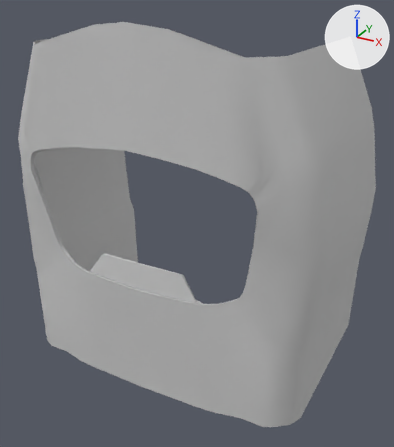
One commit to the FBX model ProjectHadal/Assets/_PROJECT/Models/Cockpit/cockpit.FBX: the scene before it, then after it.
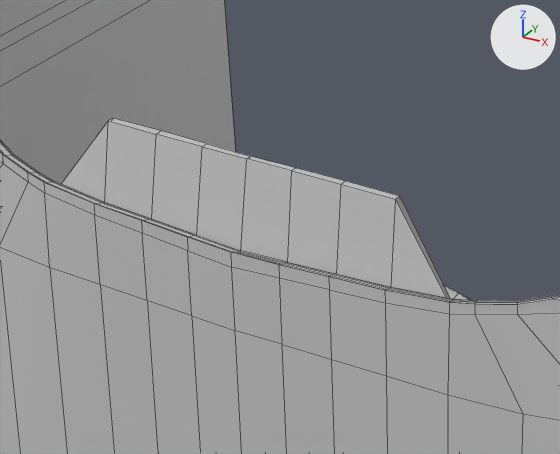
There are two pictures of each version: one whole from a 50 mm camera at (3.73, -4.76, 3.89) aimed at (0.17, 1.71, 0.65), one close up on the part from 18% to 58% of the width and 49% to 77% of the height. The axes (+X, +Y, +Z) are drawn at upper right. The lights are the same throughout. The close-ups show mesh edges as thin lines. Where no turn or scale is listed for an object, it has been applied to the vertices.

The first close-up shows 'Cockpit_shell'.
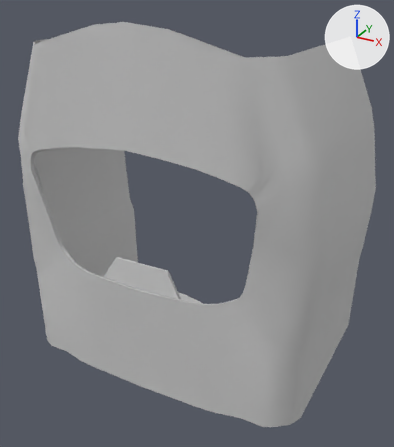
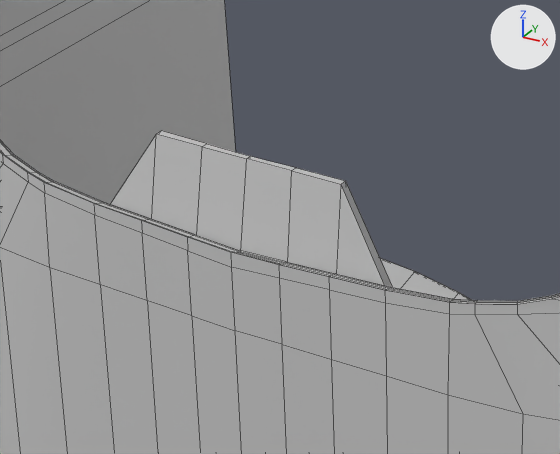
The change, as JSON lines over the scene's bpy script:
```json
{"block": "me_mesh", "where": "me_mesh.from_pydata(...)  # 774 vertices, 732 faces; spans x -2.35..2.35, y 0.25..3.36, z -1.44..3.51"}
{"block": "me_mesh", "where": "# used by ob_cockpit_shell; location = (0.0, 0.0, 0.0)"}
{"block": "me_mesh", "where": "# verts and faces of me_mesh; kept vertices keep their numbers, new ones are numbered from 774"}
{"block": "me_mesh", "where": "# before: 29 (-0.88, 0.44, 0.15), 30 (-0.64, 0.43, 0.12), 31 (-0.41, 0.42, 0.11), 374 (-0.88, 0.51, 0.05), 375 (-0.64, 0.51, 0.03)"}
{"block": "me_mesh", "where": "# before: 376 (-0.41, 0.52, 0.02), 380 (-0.41, 0.52, 0.5) at pixel (161, 130), 381 (-0.63, 0.51, 0.5) at pixel (113, 118), 382 (-0.63, 0.49, 0.5) at pixel (108, 120), 383 (-0.41, 0.49, 0.5) at pixel (156, 134)"}
{"block": "me_mesh", "where": "# before: 400 (0.41, 0.52, 0.02), 406 (0.64, 0.51, 0.03), 412 (0.88, 0.51, 0.05), 439 (0.41, 0.42, 0.11), 442 (0.64, 0.43, 0.12)"}
{"block": "me_mesh", "where": "# before: 445 (0.88, 0.44, 0.15), 770 (0.41, 0.52, 0.5) at pixel (345, 180), 771 (0.41, 0.49, 0.5) at pixel (341, 184), 772 (0.63, 0.51, 0.5) at pixel (399, 195), 773 (0.63, 0.49, 0.5) at pixel (395, 199)"}
{"block": "me_mesh", "change": "me_mesh part 1"}
{"op": "add", "block": "me_mesh", "code": "delete_vertices([381, 382])  # with the faces that use them"}
{"op": "add", "block": "me_mesh", "code": "faces += [(375, 380, 376), (30, 31, 383), (29, 30, 375, 374), (30, 383, 380, 375)]"}
{"block": "me_mesh", "change": "me_mesh part 2"}
{"op": "add", "block": "me_mesh", "code": "delete_vertices([772, 773])  # with the faces that use them"}
{"op": "add", "block": "me_mesh", "code": "faces += [(400, 770, 406), (439, 442, 771), (406, 442, 445, 412), (406, 770, 771, 442)]"}
```

What differs and where, as boxes (x1, y1, x2, y2) in the close-ups (560 x 454 px; the box of a moved part takes in the faces that stretch with it):
```json
{"part": 1, "of": "me_mesh", "change": "moved or reshaped", "before": [62, 118, 160, 219], "after": [111, 136, 156, 219]}
{"part": 2, "of": "me_mesh", "change": "moved or reshaped", "before": [337, 181, 450, 298], "after": [337, 181, 393, 287]}
```
